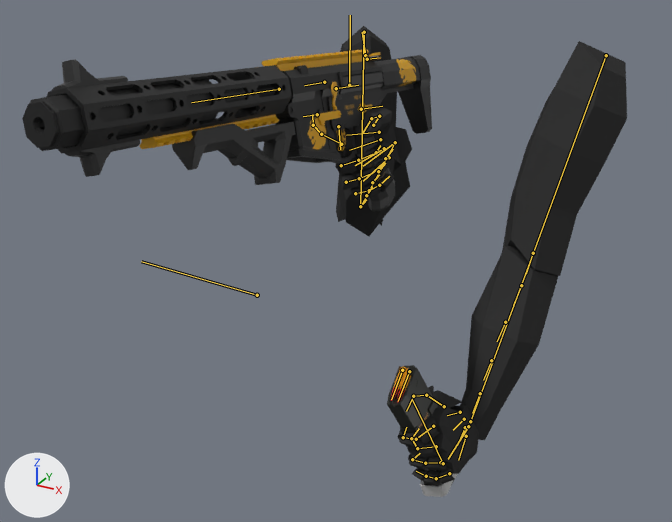
What one commit did to the Blender file Weapons/HoneyBadger/HoneyBadgerAnimation.blend.
One viewpoint serves both versions: a 50 mm lens placed at (3.21, -8.72, 1.39), pointed at (-0.27, -2.4, -1.77). Lighting does not change. The marker at lower left points along +X, +Y and +Z. Both versions are drawn at frame 52 of the action 'Reload'; the numbers are the values there. The bones that bend it are drawn over the model as lines.
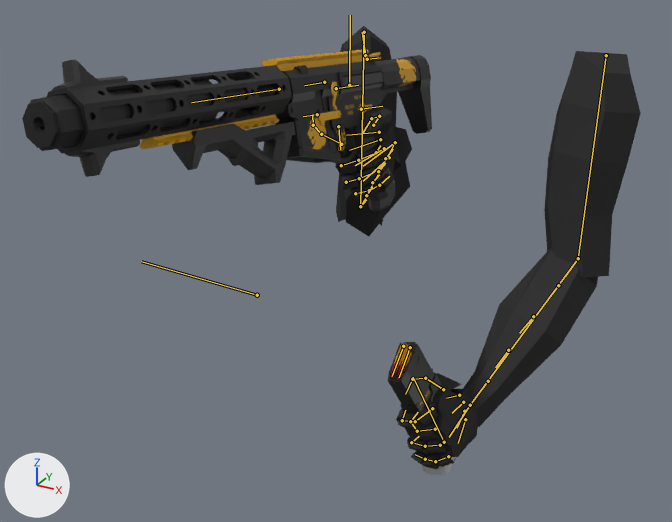
Location of each change, (x1, y1, x2, y2) in pixels of the pictures (672 x 522 px):
'ArmMesh', posed
    before: (333, 26, 627, 486)
    after: (333, 26, 641, 469)
'Cube.002', posed
    before: (387, 365, 458, 497)
    after: (388, 342, 456, 475)
bone 'Magazine', root to tip
    before: (443, 463) to (412, 400)
    after: (444, 442) to (413, 377)

What the commit changed:
Bone 'Magazine' (bone_magazine) moves from (0.2, -2.28, -1.51) to (0.26, -2.05, -1.45).
